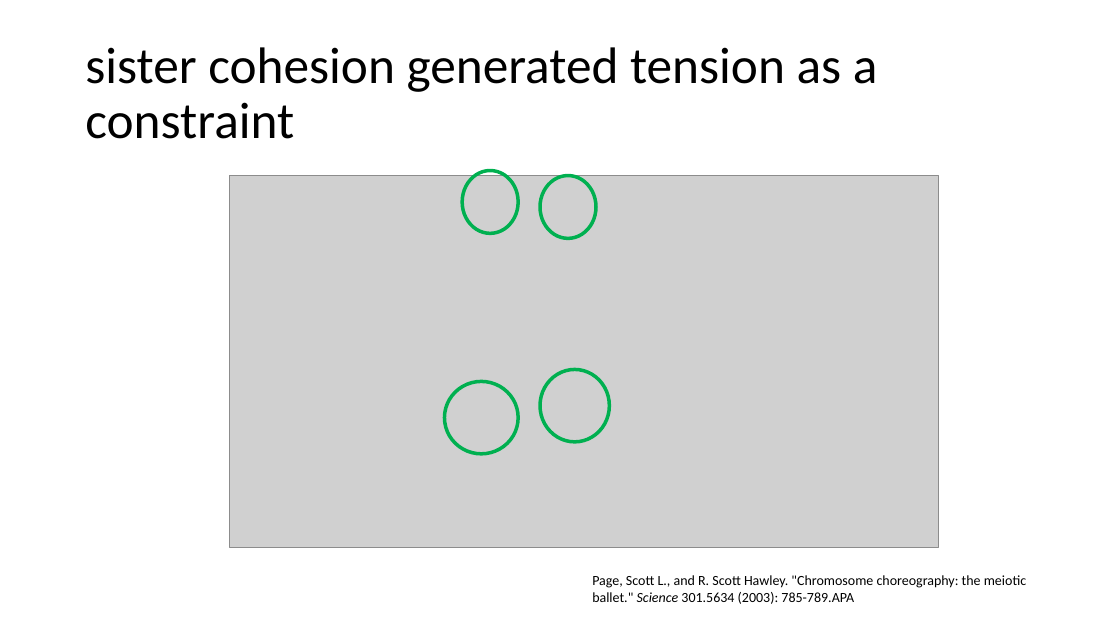
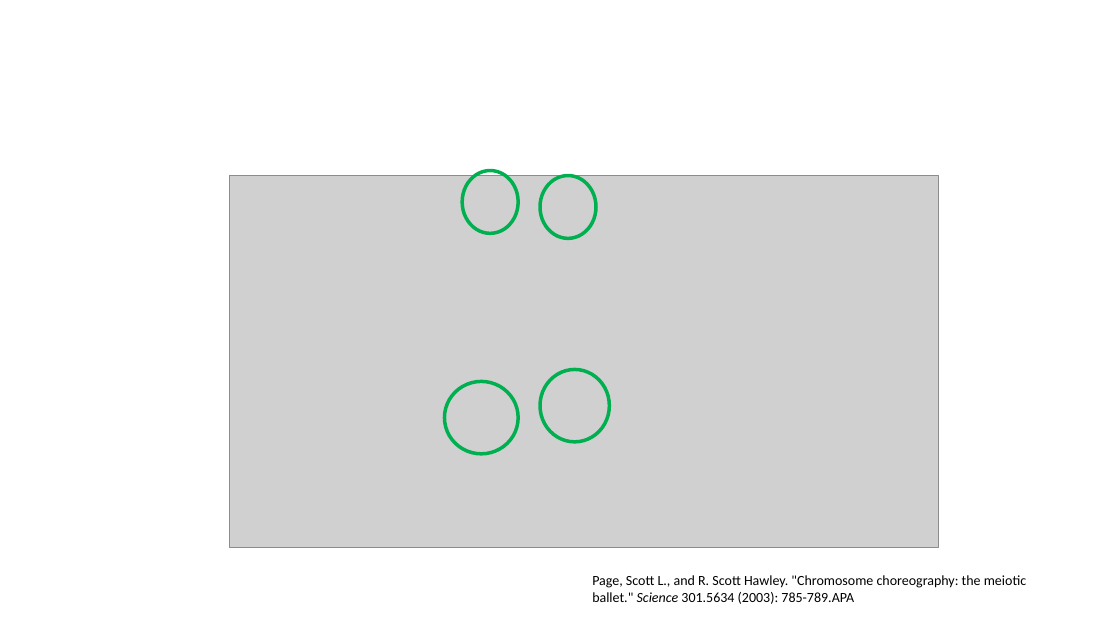
Before and after one commit to petersoapes/MLH1repo, a slide deck: slide 11 of AP_lab_meeting_9.11.19.pptx (slide 12 before the commit). Drawn at 1120x630 pixels with LibreOffice and Linux fonts; fonts in the diff are those of the drawing; grey boxes stand for pictures. Boxes give left, top, right and bottom in pixels: in the first picture for what was removed or moved away, otherwise in the second. Text is boxed around its words. In the diff, an @@ line names an element or a change of style, - is before the commit and + after.

```diff
--- a/AP_lab_meeting_9.11.19.pptx
+++ b/AP_lab_meeting_9.11.19.pptx
@@ title removed at <box>85,47,878,139</box> @@
-sister cohesion generated tension as a constraint
```
Also in this commit, not shown: 2 other slides changed, 5 slides added, 5 slides removed, 1 other file.
